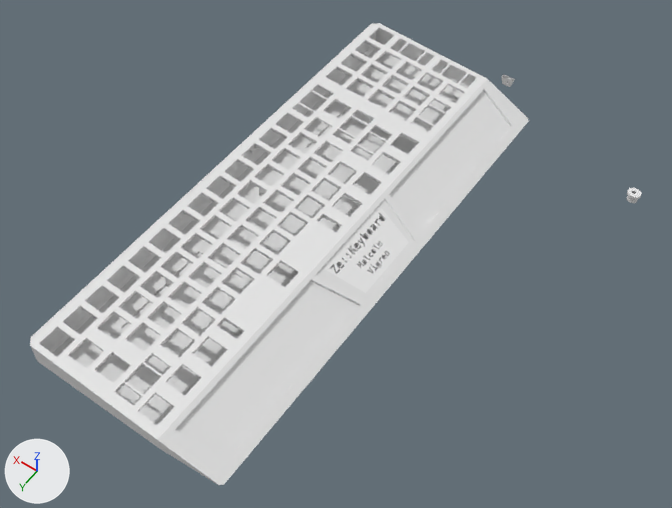
Before and after pictures for a commit that changed the Blender file v2/v2.blend.
Before and after are seen from a camera (50 mm lens) standing at (-308.0, 216.0, 474.0) and looking at (-95.0, -81.0, 6.0). Arrows for +X, +Y and +Z are at lower left; the lights stay in place.

Names of what the first picture shows: 'Handrest Center', 'Handrest Left', 'Handrest Left Edge', 'Handrest Right', 'case center left', 'case center right', 'case left', 'case right', 'numpad', 'plate center  (ROTATED 5 degrees)', 'plate left (ROTATED 5 degrees)', 'plate right'.
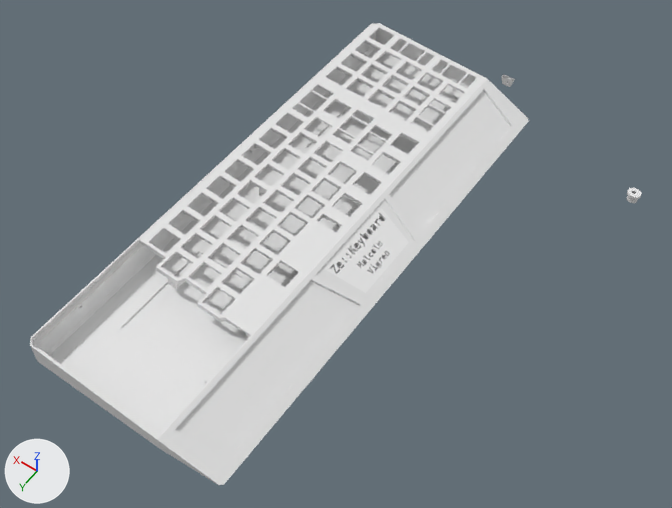
Commit message: Start printing

Changed parts and their boxes (x1, y1, x2, y2) in the pictures (672 x 508 px):
'plate left (ROTATED 5 degrees)', hidden: before (31, 240, 251, 437)

Edits to the bpy script that builds the scene:
```text
Change ob_plate_left__rotated_5_degrees:
    add ob_plate_left__rotated_5_degrees.hide_viewport = True
```
